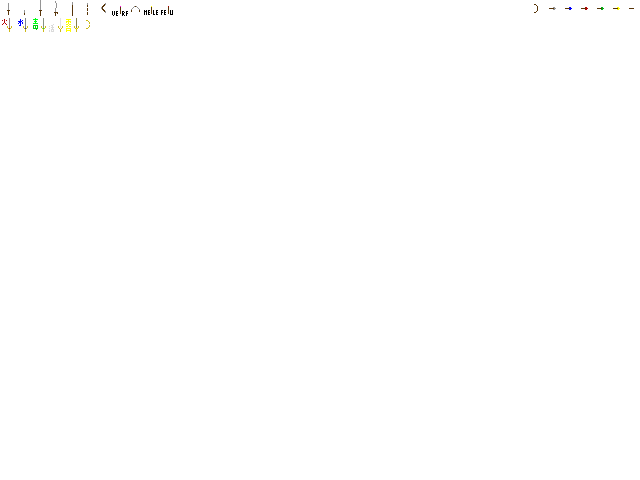
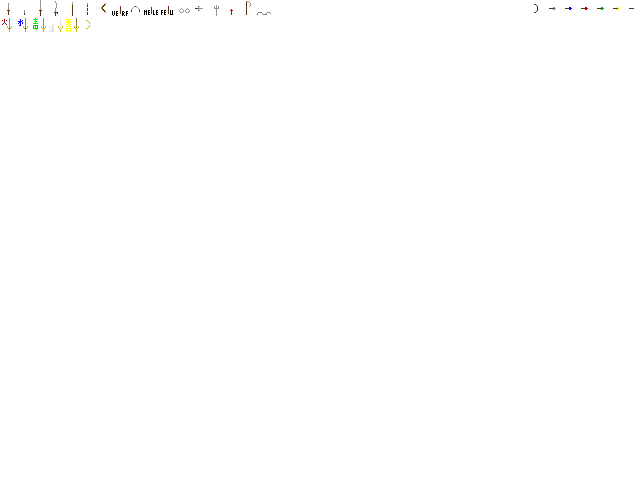
Layer changes from the first 640 × 480 image to the second:
painted on "Hintergrund" over box(179, 1, 271, 16)
